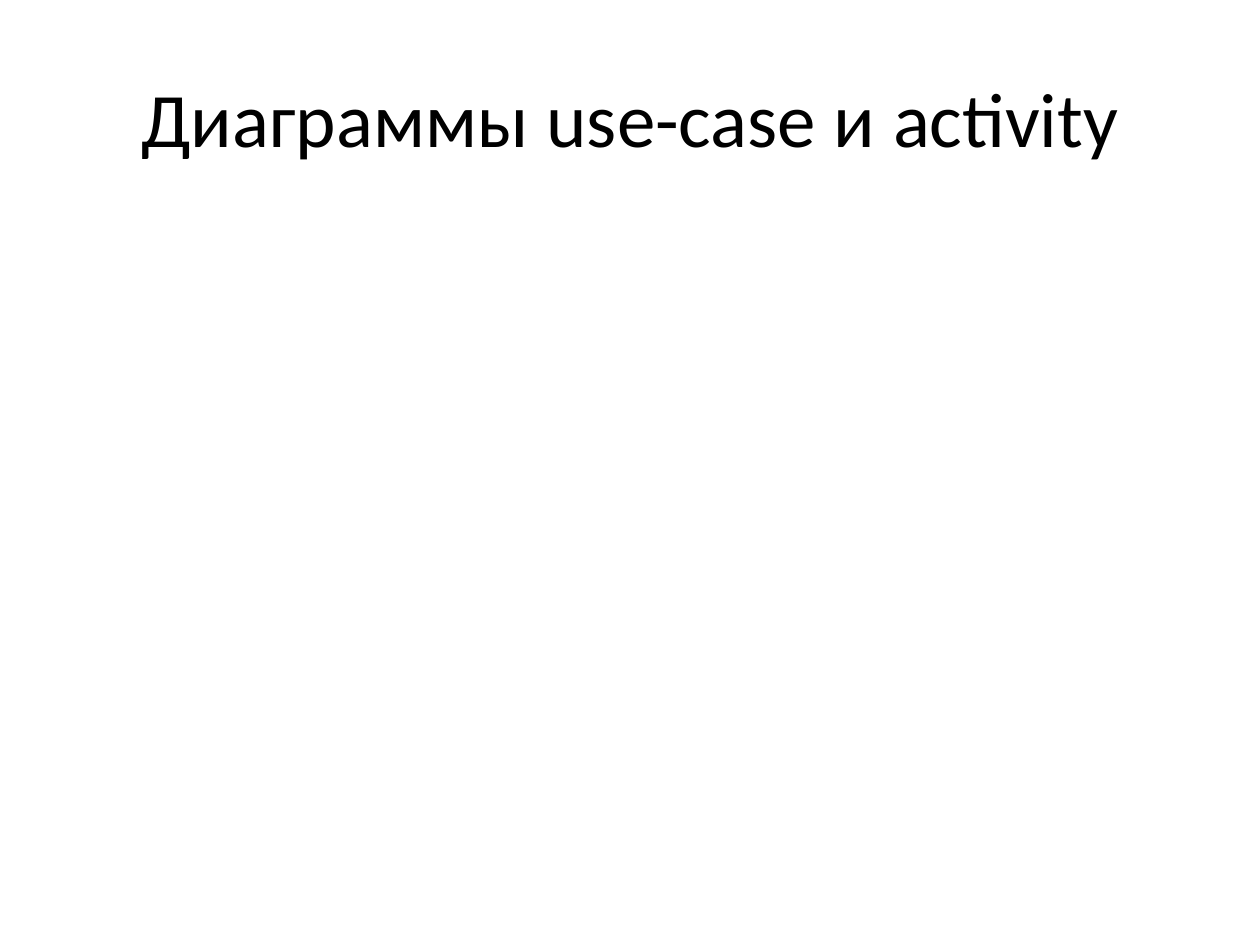
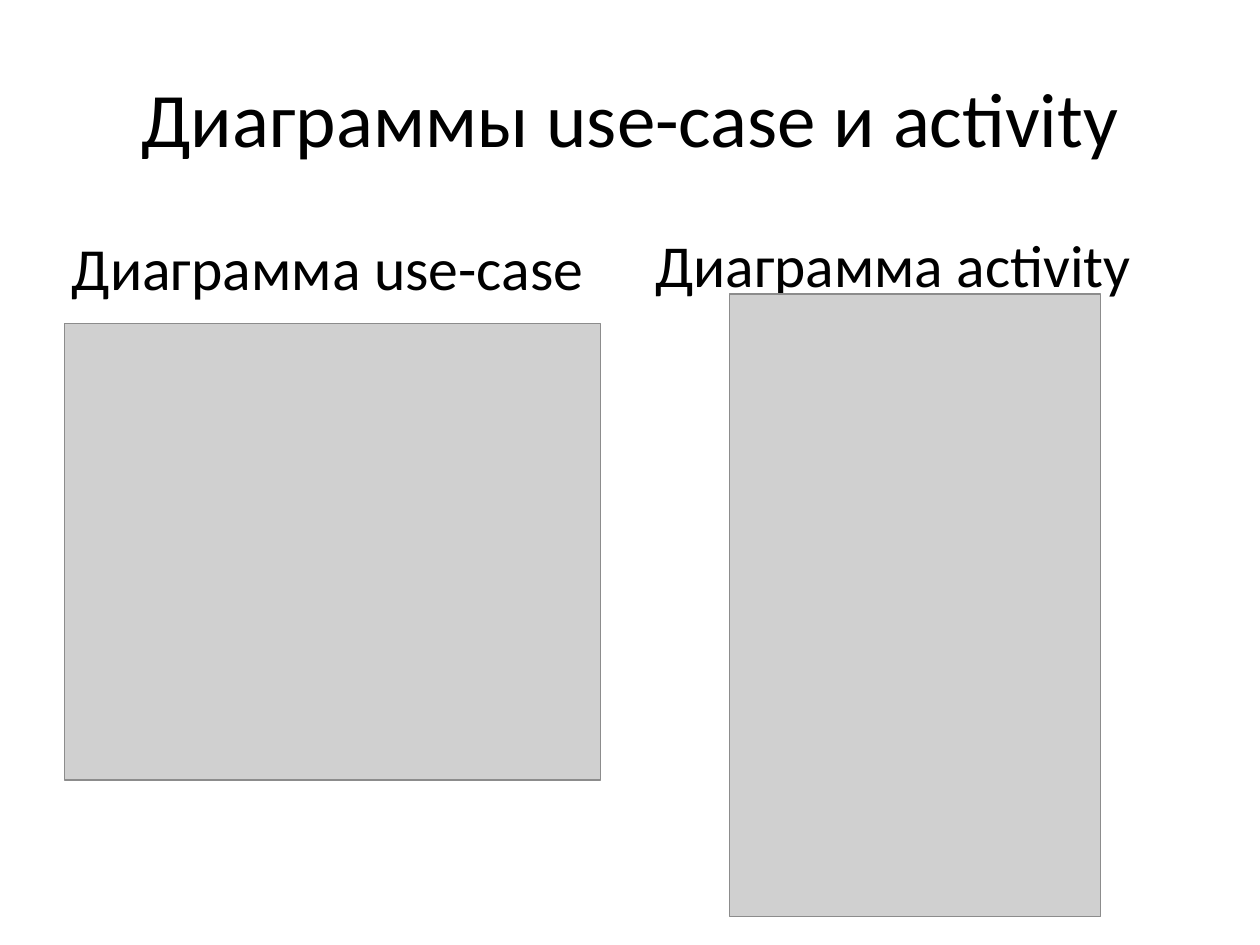
Before and after one commit to EnotikEk/UP_ISP223A, a slide deck: slide 3 of уп.pptx. Drawn at 1260x945 pixels with LibreOffice and Linux fonts; fonts in the diff are those of the drawing; grey boxes stand for pictures. Boxes give left, top, right and bottom in pixels: in the first picture for what was removed or moved away, otherwise in the second. Text is boxed around its words. In the diff, an @@ line names an element or a change of style, - is before the commit and + after.

```diff
--- a/уп.pptx
+++ b/уп.pptx
@@ text added at [72,251,583,300], 34.1 pt, text #000000 @@
+Диаграмма use-case
@@ text added at [655,246,1131,302], 34 pt, text #000000 @@
+Диаграмма activity
@@ picture added at [730,294,1101,916] @@
@@ picture added at [64,324,600,780] @@
```
Also in this commit, not shown: 3 other slides changed, 4 slides added.
